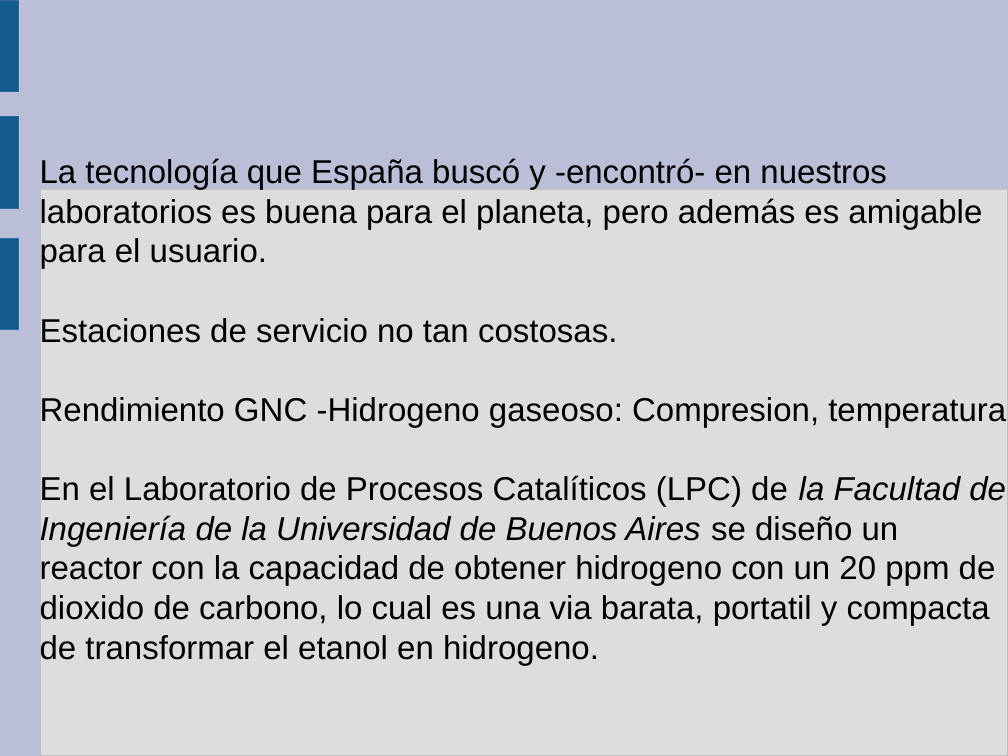
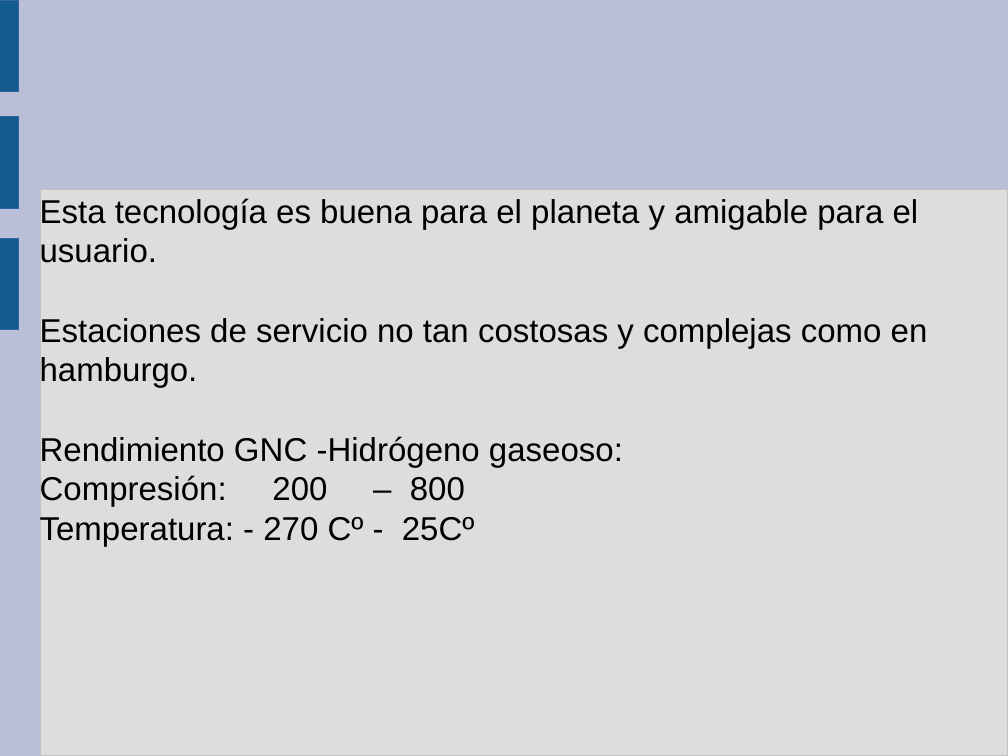
Before and after one commit to guanucoluis/proyecto5r1, a slide deck: slide 21 of Catedras/Tecnologia/MARCO.odp. Drawn at 1008x756 pixels with LibreOffice and Linux fonts; fonts in the diff are those of the drawing. Boxes give left, top, right and bottom in pixels: in the first picture for what was removed or moved away, otherwise in the second. Text is boxed around its words. In the diff, an @@ line names an element or a change of style, - is before the commit and + after.

```diff
--- a/Catedras/Tecnologia/MARCO.odp
+++ b/Catedras/Tecnologia/MARCO.odp
@@ subtitle at box(40, 198, 928, 546): text changed @@
-La tecnología que España buscó y -encontró- en nuestros
-laboratorios es buena para el planeta, pero además es amigable
-para el usuario.
-Estaciones de servicio no tan costosas.
-Rendimiento GNC -Hidrogeno gaseoso: Compresion, temperatura
-En el Laboratorio de Procesos Catalíticos (LPC) de la Facultad de
-Ingeniería de la Universidad de Buenos Aires se diseño un
-reactor con la capacidad de obtener hidrogeno con un 20 ppm de
-dioxido de carbono, lo cual es una via barata, portatil y compacta
-de transformar el etanol en hidrogeno.
+Esta tecnología es buena para el planeta y amigable para el
+usuario.
+Estaciones de servicio no tan costosas y complejas como en
+hamburgo.
+Rendimiento GNC -Hidrógeno gaseoso:
+Compresión: 200 – 800
+Temperatura: - 270 Cº - 25Cº
```
Also in this commit, not shown: 13 other slides changed, 1 other file.
